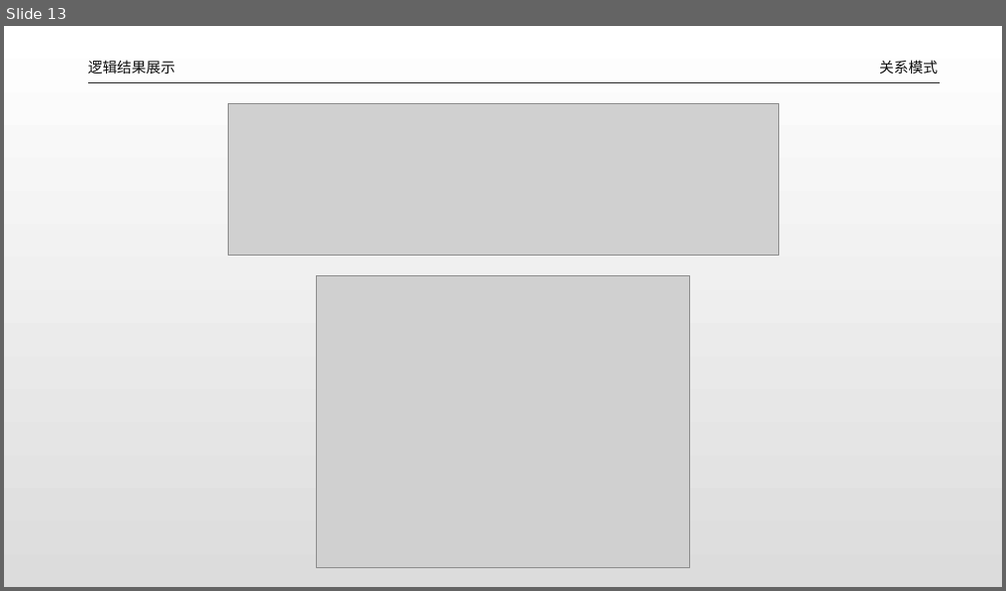
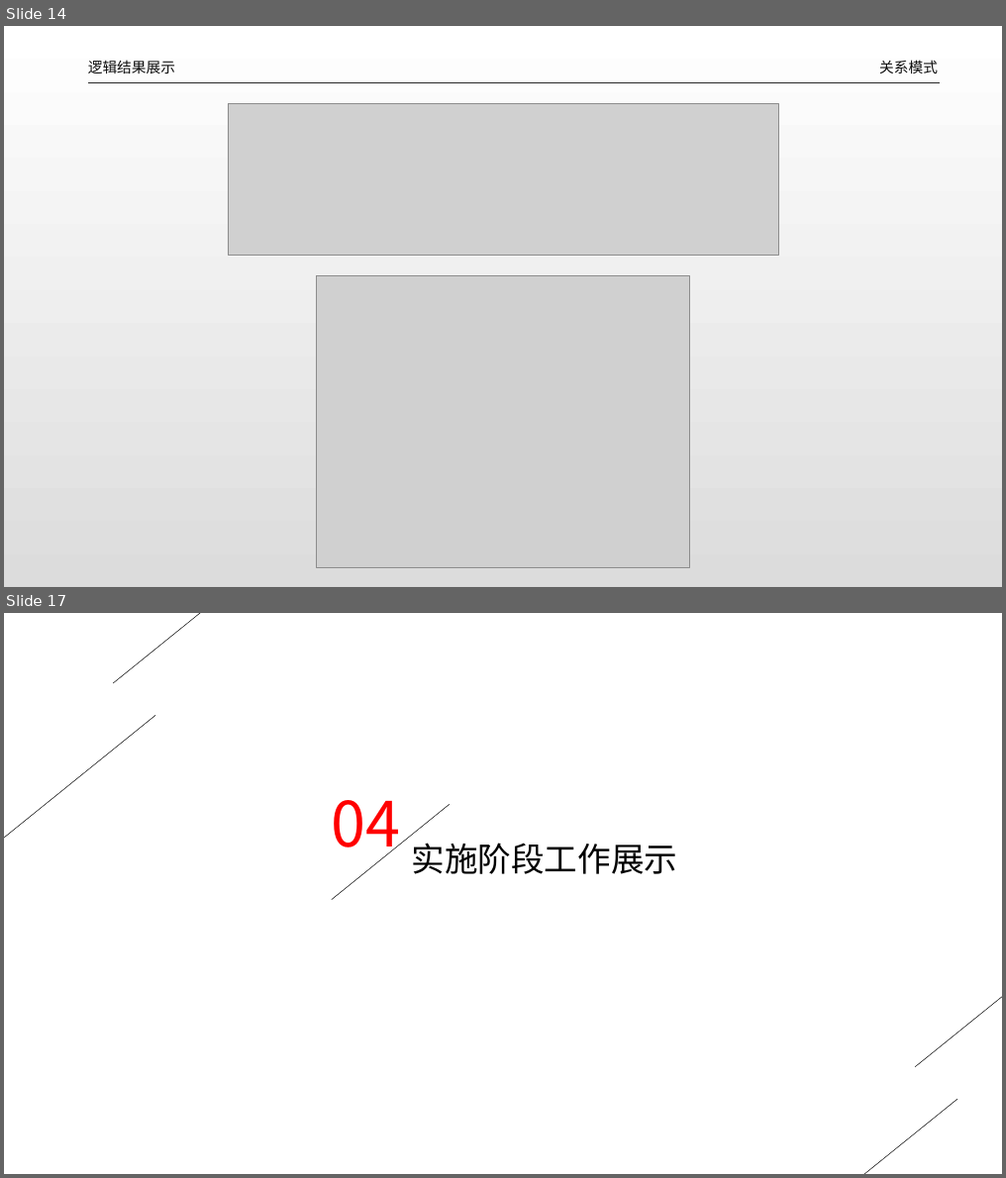
Before and after one commit to dlct-wzx/database-practice, a slide deck: 答辩ppt.pptx. Shown one above the other, each under a label of ours: slide 13 before the commit, slides 14 and 17 after it; the slides between them are not shown. The pictures are 1006x591 and 1006x1178 pixels, drawn with LibreOffice and Linux fonts; fonts in the diff are those of the drawing; grey boxes stand for pictures. Boxes give left, top, right and bottom in pixels: in the first picture for what was removed or moved away, otherwise in the second. Text is boxed around its words. In the diff, an @@ line names an element or a change of style, - is before the commit and + after.

```diff
--- a/答辩ppt.pptx
+++ b/答辩ppt.pptx
@@ slide 17 added at [4, 613, 1002, 1174], background #FFFFFF @@
@@ line added from (313, 613) to (113, 683), #0D0D0D 0.5 pt @@
@@ line added from (155, 716) to (4, 876), #0D0D0D 0.5 pt @@
@@ text added at [331, 800, 400, 862], 60 pt, text #FF0000 @@
+04
@@ line added from (450, 805) to (332, 900), #0D0D0D 0.5 pt @@
@@ text added at [411, 843, 677, 874], 32 pt, text #000000 @@
+实施阶段工作展示
@@ line added from (1002, 906) to (915, 1067), #0D0D0D 0.5 pt @@
@@ line added from (957, 1100) to (758, 1174), #0D0D0D 0.5 pt @@
@@ what was slide 13 is now slide 14 @@
```
Also in this commit, not shown: 6 slides changed, 10 other slides added, 4 slides removed, 10 other files.
